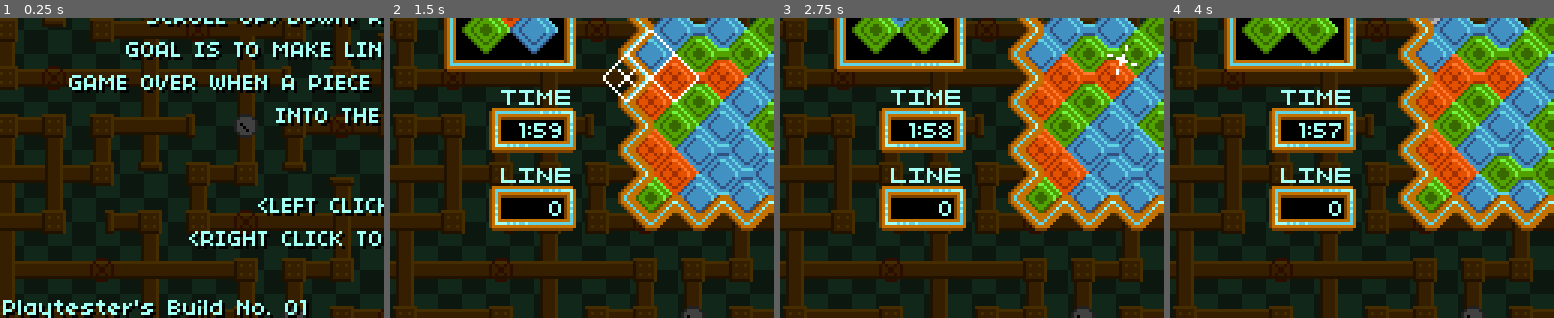
Above: before the commit, frames 1-4 (left to right).
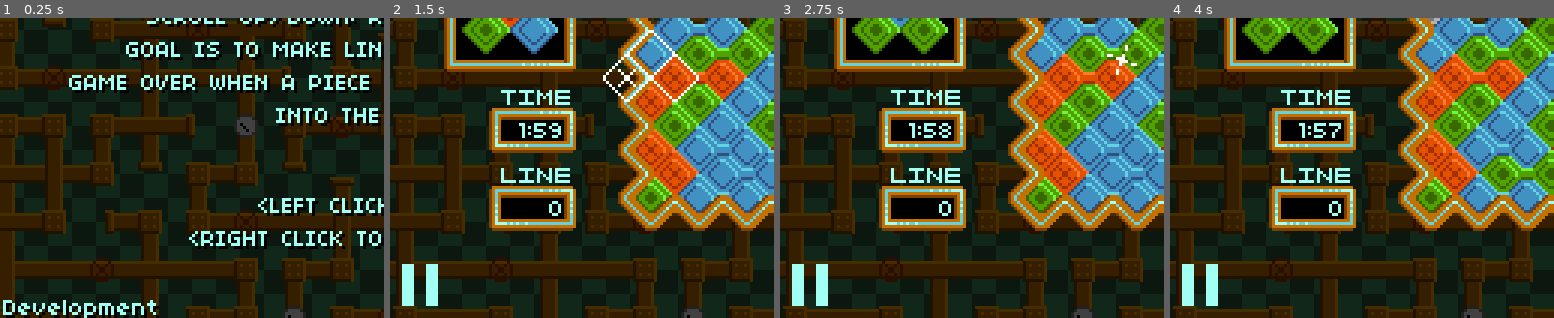
Above: after the commit, the same moments.

Repository: pibolib/gemstreak
Game: Godot game, scene res://scene/menu/Title.tscn
Two runs of this game, one before a commit and one after it. Both use one fixed random seed, a clock stepped at 60 frames per second and the inputs below.
Inputs (mouse positions are % of the whole screen's width and height, from its top left):
- Up to frame 1 (0.25 s): no input
- Up to frame 2 (1.5 s): tap Enter at 0.5 s; move the mouse to (72, 45) at 0.52 s; click (72, 45) at 0.6 s; move the mouse to (30, 55) at 1.27 s; tap Mouse wheel down (mouse_down) at 1.35 s
- Up to frame 3 (2.75 s): click (30, 55) at 1.55 s; tap Space at 2 s; move the mouse to (60, 28) at 2.02 s; click (60, 28) at 2.1 s
- Up to frame 4 (4 s): move the mouse to (45, 70) at 2.77 s; right-click (45, 70) at 2.85 s; click (45, 70) at 3.05 s; move the mouse to (80, 65) at 3.52 s; tap Mouse wheel up (mouse_up) at 3.6 s; click (80, 65) at 3.8 s
The pictures show only the part of the screen within x 0-50%, y 50-100%; the shares and areas given below are measured in that part.

The runs differ from the first frame. In frame 1, 2.2% of the frame differs, in the area x 1-80%, y 94-100%; in frame 2, 0.9%; in frame 3, 0.9%; in frame 4, 0.9%.

Commit message:
added pause, attempted fix of the BIG BUG, failure

Diff:
--- a/gwj/default_bus_layout.tres
+++ b/gwj/default_bus_layout.tres
@@ -5,7 +5,7 @@
 bus/1/solo = false
 bus/1/mute = false
 bus/1/bypass_fx = false
-bus/1/volume_db = -6.24739
+bus/1/volume_db = -10.5236
 bus/1/send = "Master"
 bus/2/name = "SFX"
 bus/2/solo = false
--- a/gwj/scene/global/Global.gd
+++ b/gwj/scene/global/Global.gd
@@ -37,7 +37,9 @@
 		currenttrack = 0
 		transitiontime += delta
 		if transitiontime >= 0.5:
-			get_tree().change_scene(toscene)
+			var status
+			status = get_tree().change_scene(toscene)
+			print(status)
 			currentscene = toscene
 	elif transitiontime > 0:
 		transitiontime -= delta
--- /dev/null
+++ b/gwj/scene/maingame/Click.gd
@@ -0,0 +1,15 @@
+extends Area2D
+
+var canpause = false
+
+func _process(_delta):
+	if canpause and Input.is_action_just_released("mouse_left") and !get_owner().gameover:
+		if get_owner().pause:
+			get_owner().pause = false
+		else:
+			get_owner().pause = true
+func _on_Click_mouse_entered():
+	canpause = true
+
+func _on_Click_mouse_exited():
+	canpause = false
--- a/gwj/scene/maingame/Game.gd
+++ b/gwj/scene/maingame/Game.gd
@@ -18,6 +18,7 @@
 var line = 0
 var streak = 0
 var streaktime = 0
+var topstreak = 0
 
 var lastcolor = -1
 var colorstreak = 0
@@ -27,6 +28,11 @@
 	Vector2(235,64),
 	Vector2(262,64)
 ]
+var pausetable = [
+	Vector2(0,144),
+	Vector2(16,144)
+]
+var pause = false
 
 var piecenum = 1
 var currenttri = [0,0,0]
@@ -34,6 +40,7 @@
 var currenttick = 0
 
 var garbagelevel = 0
+var garbagecleared = 0
 
 var time = 0
 var test = false
@@ -60,95 +67,113 @@
 	currenttri = generate_pieces()
 	nexttri = generate_pieces()
 func _process(delta):
+	for area in $PauseChamp/Click.get_overlapping_areas():
+		if Input.is_action_just_pressed("mb_left"):
+			if pause:
+				pause = false
+			else:
+				pause = true
+	$PauseChamp.region_rect.position = pausetable[int(pause)]
 	if score > Global.highscore:
 		Global.highscore = score
-	if gameover:
-		$UI/Lose.visible = true
-	if Global.transitiontime <= 0:
-		Global.currenttrack = bgm
-	nextshine -= delta
-	if nextshine <= 0:
-		var randpos = Vector2(randi()%6,randi()%20)
-		var randcell = $Board.get_cell(randpos.x,randpos.y)
-		match randcell:
-			0,1,2:
-				var myshine = shinything.instance()
-				myshine.position = $Board.map_to_world(randpos)+Vector2(11,2)
-				$Board.add_child(myshine)
-		nextshine = rand_range(0.4,0.6)
-	if life == 0:
-		for i in 6:
-			for j in 20:
-				var tile = $Board.get_cell(i,j-2)
-				if tile != -1 and tile != 8 and tile != 4:
-					$Board.set_cell(i,j-2,8)
+	if !pause:
+		if gameover:
+			$UI/Lose.visible = true
+			if $Board.modulate.a > 0:
+				$Board.modulate.a -= delta
+				$BoardPreview.modulate.a -= delta
+			else:
+				$UI/Statistics.text = "-STATISTICS-\n\n-SCORE-\n"+String(score)+"\n\n-MAX STREAK-\n"+String(topstreak)+"\n\n-GARBAGE CLEARED-\n"+String(garbagecleared)
+				$UI/Statistics.visible = true
+				$UI/Statistics.percent_visible += delta
+		if Global.transitiontime <= 0:
+			Global.currenttrack = bgm
+		nextshine -= delta
+		if nextshine <= 0:
+			var randpos = Vector2(randi()%6,randi()%20)
+			var randcell = $Board.get_cell(randpos.x,randpos.y)
+			match randcell:
+				0,1,2:
+					var myshine = shinything.instance()
+					myshine.position = $Board.map_to_world(randpos)+Vector2(11,2)
+					$Board.add_child(myshine)
+			nextshine = rand_range(0.4,0.6)
+		if life == 0:
+			for i in 6:
+				for j in 20:
+					var tile = $Board.get_cell(i,j-2)
+					if tile != -1 and tile != 8 and tile != 4:
+						$Board.set_cell(i,j-2,8)
+			if !gameover:
+				$Audio/GameOver.playing = true
+			gameover = true
+		scrtick -= delta
+		if scrtick <= 0:
+			update_board()
+			scrtick = 0.0625
+			if score-dscore > 101:
+				dscore += 100
+			elif score-dscore > 11:
+				dscore += 10
+			elif score > dscore:
+				dscore += 1
+		if colorstreak >= 5 and !colorstreakbonus:
+			score += 1000
+			life += 10
+			$Audio/ColorBonus.playing = true
+			var mytext2 = text.instance()
+			mytext2.position = Vector2(128,16)
+			mytext2.text = "CONSECUTIVE COLOR BONUS +1000"
+			mytext2.special = true
+			add_child(mytext2)
+			for i in 6:
+				for j in 20:
+					if $Board.get_cell(i,j) == lastcolor:
+						$Board.set_cell(i,j,-1)
+						score += 20
+						var mytext = text.instance()
+						mytext.position = $Board.map_to_world(Vector2(i,j)) + Vector2(8,8)
+						mytext.text = "+20"
+						$Board.add_child(mytext)
+						var myanim = specialclearanim.instance()
+						myanim.position = $Board.map_to_world(Vector2(i,j)) + Vector2(8,8)
+						myanim.type = lastcolor
+						$Board.add_child(myanim)
+					if $Board.get_cell(i,j) == 3:
+						$Board.set_cell(i,j,-1)
+						score += 5
+						garbagecleared += 1
+						var mytext = text.instance()
+						mytext.position = $Board.map_to_world(Vector2(i,j)) + Vector2(8,8)
+						mytext.text = "+5"
+						$Board.add_child(mytext)
+						var myanim = garbageclearanim.instance()
+						myanim.position = $Board.map_to_world(Vector2(i,j)) + Vector2(8,8)
+						$Board.add_child(myanim)
+			colorstreakbonus = true
+			for i in 17:
+				check_for_line(i)
+		life -= delta
+		falltimer -= delta
+		if falltimer <= 0:
+			falltimer = 0.25
+			check_for_falling(-1)
+			check_for_falling(-2)
+			for i in 22:
+				check_for_falling(17-i)
+				check_for_line(17-i)
+		time += delta
 		if !gameover:
-			$Audio/GameOver.playing = true
-		gameover = true
-	scrtick -= delta
-	if scrtick <= 0:
-		update_board()
-		scrtick = 0.0625
-		if score-dscore > 101:
-			dscore += 100
-		elif score-dscore > 11:
-			dscore += 10
-		elif score > dscore:
-			dscore += 1
-	if colorstreak >= 5 and !colorstreakbonus:
-		score += 1000
-		life += 15
-		$Audio/ColorBonus.playing = true
-		var mytext2 = text.instance()
-		mytext2.position = Vector2(128,16)
-		mytext2.text = "CONSECUTIVE COLOR BONUS +1000"
-		mytext2.special = true
-		add_child(mytext2)
-		for i in 6:
-			for j in 20:
-				if $Board.get_cell(i,j) == lastcolor:
-					$Board.set_cell(i,j,-1)
-					score += 20
-					var mytext = text.instance()
-					mytext.position = $Board.map_to_world(Vector2(i,j)) + Vector2(8,8)
-					mytext.text = "+20"
-					$Board.add_child(mytext)
-					var myanim = specialclearanim.instance()
-					myanim.position = $Board.map_to_world(Vector2(i,j)) + Vector2(8,8)
-					myanim.type = lastcolor
-					$Board.add_child(myanim)
-				if $Board.get_cell(i,j) == 3:
-					$Board.set_cell(i,j,-1)
-					score += 5
-					var mytext = text.instance()
-					mytext.position = $Board.map_to_world(Vector2(i,j)) + Vector2(8,8)
-					mytext.text = "+5"
-					$Board.add_child(mytext)
-					var myanim = garbageclearanim.instance()
-					myanim.position = $Board.map_to_world(Vector2(i,j)) + Vector2(8,8)
-					$Board.add_child(myanim)
-		colorstreakbonus = true
-		for i in 17:
-			check_for_line(i)
-	life -= delta
-	falltimer -= delta
-	if falltimer <= 0:
-		falltimer = 0.25
-		check_for_falling(-1)
-		check_for_falling(-2)
-		for i in 22:
-			check_for_falling(17-i)
-	time += delta
-	if !gameover:
-		if streaktime > 0:
-			streaktime -= delta
-		else:
-			streak = 0
-	streaktime = clamp(streaktime,0,10)
-	garbagelevel = clamp(garbagelevel,0,6)
-	life = clamp(life,0,180)
+			streaktime = clamp(streaktime,0,max(5,10-0.05*streak))
+			if streaktime > 0:
+				streaktime -= delta
+			else:
+				streak = 0
+		streaktime = clamp(streaktime,0,10)
+		garbagelevel = clamp(garbagelevel,0,6)
+		life = clamp(life,0,180)
+		process_mouse()
 	update_info()
-	process_mouse()
 
 func update_info():
 	$Info.text = "Streak: "+String(streak)+" ("+String(streaktime)+")\nGarbage Level: "+String(garbagelevel)
@@ -165,9 +190,14 @@
 	$UI/ColorStreak.text = String(colorstreak)
 	$UI/Time.text = String(int(life/60))+":"+String(int(life)%60).pad_zeros(2)
 	$UI/Streak.text = String(streak)
-	$Streak3.offset.y = floor(60*((10-streaktime)/10))+1
-	$Streak3.region_rect.size.y = floor(60*(streaktime/10))
+	$Streak3.offset.y = floor(60*((10-clamp(streaktime,0,max(5,10-0.05*streak)))/10))+1
+	$Streak3.region_rect.size.y = floor(60*(clamp(streaktime,0,max(5,10-0.05*streak))/10))
 	$UI/LineCount.text = String(line)
+	$NextDisplay.visible = !pause
+	$Board.visible = !pause
+	$BoardConnections.visible = !pause
+	$BoardPreview.visible = !pause
+	$UI/Pause.visible = pause
 func update_board():
 	$BoardConnections.clear()
 	for i in 6:
@@ -181,7 +211,7 @@
 	for i in 6:
 		if $Board.get_cell(i,row) != color:
 			canclear = false
-	if color == -1 or color == 3 or color == 8:
+	if color == -1 or color == 3 or color == 8 or color == 4:
 		canclear = false
 	if canclear:
 		for i in 6:
@@ -196,6 +226,7 @@
 				mytext.text = "+10"
 				$Board.add_child(mytext)
 				score += 10
+				garbagecleared += 1
 			if $Board.get_cell(i,row+1) == 3:
 				$Board.set_cell(i,row+1,-1)
 				var myanim = garbageclearanim.instance()
@@ -206,6 +237,7 @@
 				mytext.text = "+10"
 				$Board.add_child(mytext)
 				score += 10
+				garbagecleared += 1
 		$Audio/Clear.pitch_scale = rand_range(0.9,1.1)
 		$Audio/Clear.playing = true
 		line += 1
@@ -217,6 +249,8 @@
 		mytext5.time = 0.4
 		add_child(mytext5)
 		streak += 1
+		if streak > topstreak:
+			topstreak = streak
 		if color == lastcolor:
 			colorstreak += 1
 			score += 25*colorstreak
--- a/gwj/scene/maingame/Game.tscn
+++ b/gwj/scene/maingame/Game.tscn
@@ -15,6 +15,7 @@
 [ext_resource path="res://sfx/place.wav" type="AudioStream" id=13]
 [ext_resource path="res://sfx/discard.wav" type="AudioStream" id=14]
 [ext_resource path="res://sfx/colorbonus.wav" type="AudioStream" id=15]
+[ext_resource path="res://scene/maingame/Click.gd" type="Script" id=16]
 
 [sub_resource type="DynamicFont" id=1]
 size = 8
@@ -37,6 +38,9 @@
 [sub_resource type="DynamicFont" id=4]
 size = 8
 font_data = ExtResource( 4 )
+
+[sub_resource type="RectangleShape2D" id=5]
+extents = Vector2( 8, 8 )
 
 [node name="Game" type="Node"]
 script = ExtResource( 3 )
@@ -86,7 +90,7 @@
 cell_half_offset = 0
 cell_y_sort = true
 format = 1
-tile_data = PoolIntArray( 6, 4, 0, 131071, 4, 0, 131078, 4, 0, 262143, 4, 0, 262150, 4, 0, 393215, 4, 0, 393222, 4, 0, 524287, 4, 0, 524294, 4, 0, 655359, 4, 0, 655366, 4, 0, 786431, 4, 0, 786438, 4, 0, 917503, 4, 0, 917510, 4, 0, 1048575, 4, 0, 1048582, 4, 0, 1179647, 4, 0, 1114112, 4, 0, 1114113, 4, 0, 1114114, 4, 0, 1114115, 4, 0, 1114116, 4, 0, 1114117, 4, 0 )
+tile_data = PoolIntArray( -2, 4, 0, -65530, 4, 0, 65535, 4, 0, 6, 4, 0, 7, 4, 0, 131070, 4, 0, 131071, 4, 0, 65542, 4, 0, 196607, 4, 0, 131078, 4, 0, 131079, 4, 0, 262142, 4, 0, 262143, 4, 0, 196614, 4, 0, 327679, 4, 0, 262150, 4, 0, 262151, 4, 0, 393214, 4, 0, 393215, 4, 0, 327686, 4, 0, 458751, 4, 0, 393222, 4, 0, 393223, 4, 0, 524286, 4, 0, 524287, 4, 0, 458758, 4, 0, 589823, 4, 0, 524294, 4, 0, 524295, 4, 0, 655358, 4, 0, 655359, 4, 0, 589830, 4, 0, 720895, 4, 0, 655366, 4, 0, 655367, 4, 0, 786430, 4, 0, 786431, 4, 0, 720902, 4, 0, 851967, 4, 0, 786438, 4, 0, 786439, 4, 0, 917502, 4, 0, 917503, 4, 0, 851974, 4, 0, 983039, 4, 0, 917510, 4, 0, 917511, 4, 0, 1048574, 4, 0, 1048575, 4, 0, 983046, 4, 0, 1114111, 4, 0, 1048582, 4, 0, 1048583, 4, 0, 1179647, 4, 0, 1114112, 4, 0, 1114113, 4, 0, 1114114, 4, 0, 1114115, 4, 0, 1114116, 4, 0, 1114117, 4, 0, 1114118, 4, 0, 1179654, 4, 0 )
 
 [node name="BoardConnections" type="TileMap" parent="."]
 position = Vector2( 93, 30 )
@@ -156,6 +160,38 @@
 "_edit_use_anchors_": false
 }
 
+[node name="Pause" type="Label" parent="UI"]
+visible = false
+margin_left = 86.0
+margin_top = 178.0
+margin_right = 171.0
+margin_bottom = 192.0
+custom_fonts/font = SubResource( 2 )
+custom_colors/font_color = Color( 0.635294, 1, 0.952941, 1 )
+text = "-GAME PAUSED-"
+align = 1
+valign = 1
+__meta__ = {
+"_edit_use_anchors_": false
+}
+
+[node name="Statistics" type="Label" parent="UI"]
+visible = false
+margin_left = 88.0
+margin_top = 32.0
+margin_right = 174.0
+margin_bottom = 159.0
+grow_horizontal = 2
+custom_fonts/font = SubResource( 2 )
+custom_colors/font_color = Color( 0.635294, 1, 0.952941, 1 )
+text = "-STATISTICS-"
+align = 1
+percent_visible = 0.0
+__meta__ = {
+"_edit_lock_": true,
+"_edit_use_anchors_": false
+}
+
 [node name="Streak" type="Label" parent="UI"]
 margin_left = 199.0
 margin_top = 106.0
@@ -261,3 +297,21 @@
 [node name="ColorBonus" type="AudioStreamPlayer" parent="Audio"]
 stream = ExtResource( 15 )
 bus = "SFX"
+
+[node name="PauseChamp" type="Sprite" parent="."]
+position = Vector2( 2, 181 )
+z_index = 3000
+texture = ExtResource( 5 )
+centered = false
+region_enabled = true
+region_rect = Rect2( 0, 144, 16, 16 )
+
+[node name="Click" type="Area2D" parent="PauseChamp"]
+script = ExtResource( 16 )
+
+[node name="CollisionShape2D" type="CollisionShape2D" parent="PauseChamp/Click"]
+position = Vector2( 8, 8 )
+shape = SubResource( 5 )
+
+[connection signal="mouse_entered" from="PauseChamp/Click" to="PauseChamp/Click" method="_on_Click_mouse_entered"]
+[connection signal="mouse_exited" from="PauseChamp/Click" to="PauseChamp/Click" method="_on_Click_mouse_exited"]
--- a/gwj/scene/maingame/fallingtile/FallingTile.gd
+++ b/gwj/scene/maingame/fallingtile/FallingTile.gd
@@ -13,6 +13,7 @@
 ]
 var settletime = 0
 var tilepos = Vector2(int(0),int(0))
+var killcheck = false
 
 func _ready():
 	if type == -1:
@@ -21,17 +22,26 @@
 		$Sprite.region_rect.position = spritetable[type]
 	calculate_tilepos()
 func _process(delta):
-	motion += gravity * delta
-	position += motion * delta
-	calculate_tilepos()
-	if get_parent().get_cell(tilepos.x,tilepos.y+2) != -1 and motion.y > 0 and tilepos.y >= 0:
-		if get_parent().get_cell(tilepos.x,tilepos.y) == -1:
-			get_parent().set_cell(tilepos.x,tilepos.y,type)
-			get_parent().get_parent().check_for_line(tilepos.y)
+	if !get_parent().get_parent().pause:
+		motion += gravity * delta
+		position += motion * delta
+		calculate_tilepos()
+		if get_parent().get_cell(tilepos.x,tilepos.y+2) != -1 and motion.y > 0 and tilepos.y >= 0:
+			if get_parent().get_cell(tilepos.x,tilepos.y) == -1:
+				get_parent().set_cell(tilepos.x,tilepos.y,type)
+				get_parent().get_parent().check_for_line(tilepos.y)
+				queue_free()
+			elif get_parent().get_cell(tilepos.x-1,tilepos.y) == -1:
+				get_parent().set_cell(tilepos.x-1,tilepos.y,type)
+				get_parent().get_parent().check_for_line(tilepos.y)
+				queue_free()
+			elif get_parent().get_cell(tilepos.x+1,tilepos.y) == -1:
+				get_parent().set_cell(tilepos.x+1,tilepos.y,type)
+				get_parent().get_parent().check_for_line(tilepos.y)
+				queue_free()
+		if position.y > 200:
+			get_parent().get_parent().life = 0
 			queue_free()
-	if position.y > 200:
-		get_parent().get_parent().life = 0
-		queue_free()
 func calculate_tilepos():
 	tilepos = get_parent().world_to_map(Vector2(position.x,position.y))
 	tilepos.x = clamp(tilepos.x,0,3000)
--- a/gwj/scene/menu/Title.tscn
+++ b/gwj/scene/menu/Title.tscn
@@ -90,7 +90,7 @@
 custom_fonts/font = SubResource( 2 )
 custom_colors/font_color = Color( 0.635294, 1, 0.952941, 1 )
 custom_colors/font_color_shadow = Color( 0, 0, 0, 1 )
-text = "Playtester's Build No. 01"
+text = "Development"
 __meta__ = {
 "_edit_use_anchors_": false
 }
Binary file changed: gwj/ase/uibits.ase
Not shown, changed: gwj/export_presets.cfg
Not shown: 1 places in gwj/scene/maingame/Game.tscn that only renumber resources
Binary file changed: gwj/scene/maingame/uibits.png
